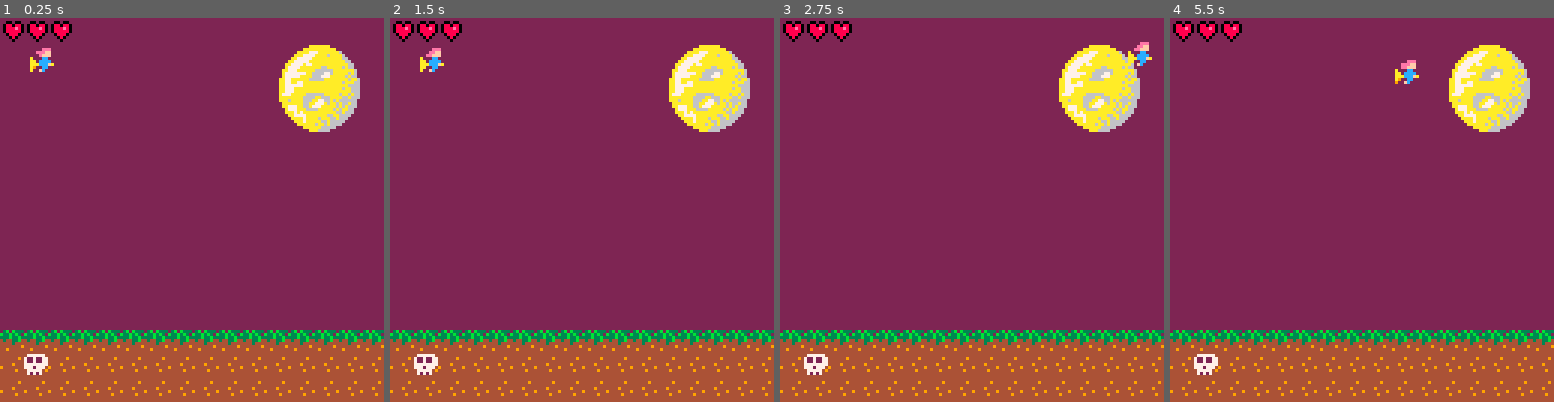
Above: before the commit, frames 1-4 (left to right).
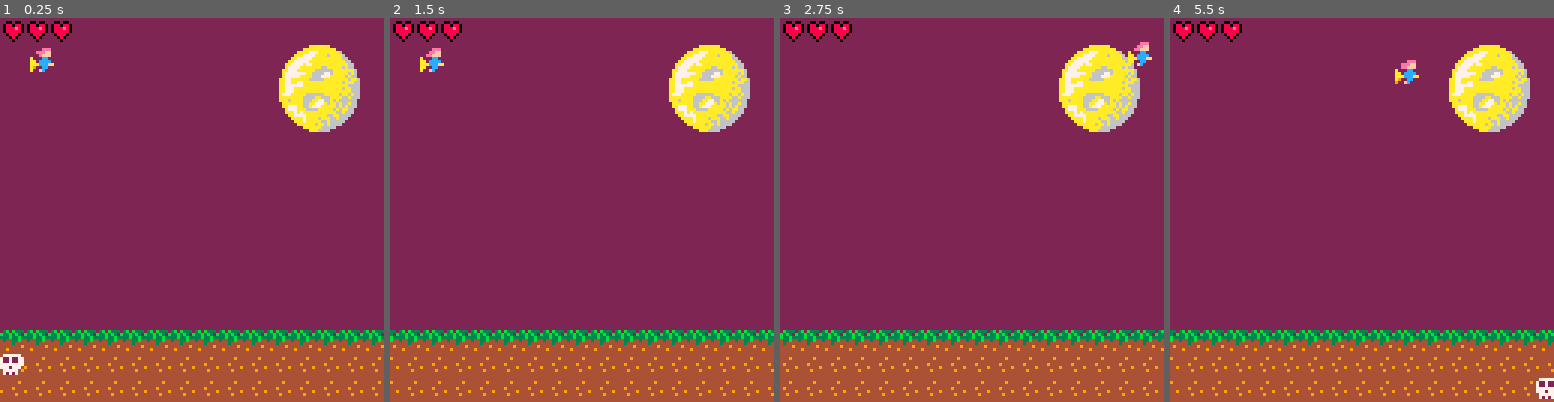
Above: after the commit, the same moments.

Repository: theGEBIRGE/BARBARA
Game: PICO-8 cartridge barbara.p8
Two runs of this game, one before a commit and one after it. Both use one fixed random seed, a clock stepped at 60 frames per second and the inputs below.
Inputs:
- Up to frame 1 (0.25 s): no input
- Up to frame 2 (1.5 s): no input
- Up to frame 3 (2.75 s): hold Right 1.6-2.1 s; hold Up 2.15-2.42 s; hold Right from 2.47 s (still down)
- Up to frame 4 (5.5 s): release Right at 3.03 s; hold Left 3.08-3.58 s; hold Down 3.63-3.97 s; hold Right 4.02-4.68 s; hold Up 4.73-5.03 s; hold Left from 5.08 s (still down)

The runs differ from the first frame. In frame 1, 0.6% of the frame differs, in the area x 0-13%, y 87-93%; in frame 2, 4.4%; in frame 3, 4.1%; in frame 4, 4.6%, in the area x 0-100%, y 81-100%.

Commit message:
Draw map and add collision with the ground

Diff:
--- a/barbara.p8
+++ b/barbara.p8
@@ -8,6 +8,7 @@
   DEBUG_MSG = ""
   SCROLL_SPEED = 1
   -- flag definitions
+  f_floor = 0
   map_x = 0
   init_witch()
 end
@@ -30,38 +31,44 @@
 
 
 function game_update()
+  update_map()
   w:update()
 end
 
 function game_draw()
-  cls(2)
-
   draw_map()
   w:draw()
   draw_hp()
-end
-
+  print(DEBUG_MSG)
+end
+
+-- updating
+function update_map()
+  map_x -= 0.5
+end
 
 -- drawing
 function draw_map()
+  cls(2)
   -- draw the moon
   map(0, 0, 90, 9, 8, 8)
   -- map(0, 0, 0, 9, 16, 16)
-  map(0, 4, map_x, 4*8, 16, 16)
-end
+  map(0, 4, map_x, 4*8)
+end
+
 function draw_hp()
   -- set the right colors to transparent
   palt(0, false)
   palt(15, true)
 
-  -- first draw the full hearts.
+  -- first draw the full hearts
   local i = 0
   while i < w.hp do
     spr(48, i * 8 + 1, 1)
     i += 1
   end
 
-  -- then draw the empty ones.
+  -- then draw the empty ones
   while i < 3 do
     spr(49, i * 8 + 1, 1)
     i += 1
@@ -78,6 +85,8 @@
     -- animate the witch
     animate(self)
 
+    local tmp_x = self.x
+    local tmp_y = self.y
     local accel = 0.3
     local friction = 0.9
 
@@ -95,19 +104,30 @@
 
     self.dx *= friction
     self.dy *= friction
-    self.x += self.dx
-    self.y += self.dy
-
-    if (self.x < 0 or self.x > 120) then
-      self.dx = 0
+    tmp_x += self.dx
+    tmp_y += self.dy
+
+    tile = mget((tmp_x + 1) / 8, (tmp_y + 7) / 8)
+    is_floor = fget(tile, f_floor)
+
+    if (not is_floor) then
+      -- reset the velocity if we hit the edges
+      if (tmp_x < 0 or tmp_x > 120) then
+        self.dx = 0
+      end
+
+      if (tmp_y < 0 or tmp_y > 120) then
+        self.dy = 0
+      end
+      -- don't stray outside the screenspace
+      self.x = mid(0, tmp_x, 120)
+      self.y = mid(8, tmp_y, 120)
+
+    else
+      -- we don't want to get stuck
+      self.y -= 0.2
+      -- TODO: Maybe dust particles?
     end
-
-    if (self.y < 0 or self.y > 120) then
-      self.dy = 0
-    end
-
-    self.x = mid(0, self.x, 120)
-    self.y = mid(8, self.y, 120)
   end
 
   local draw_witch = function(self)
@@ -126,7 +146,7 @@
     step = 6,
     hitbox = {x = 0, y = 0, w = 8, h = 8},
     hp = 3,
-    iframes = 0,
+    iframes = 200,
     update = update_witch,
     draw = draw_witch,
   }
@@ -249,6 +269,9 @@
 47777749444444494444494400000000000000000000000000000000000000000000000000000000000000000000000000000000000000000000000000000000
 47070744449444444444444400000000000000000000000000000000000000000000000000000000000000000000000000000000000000000000000000000000
 44444444444444444444444400000000000000000000000000000000000000000000000000000000000000000000000000000000000000000000000000000000
+__gff__
+0000000000000000000000000000000000000000000000000000000000000000000000000000000000000000000000000000000000000000000000000000000000000000000000000000000000000000000000000000000000000000000000000000000000000000000000000000000000000000000000000000000000000000
+0000000000000000000000000000000000000000000000000000000000000000000000000000000000000000000000000101010000000000000000000000000000000000000000000000000000000000000000000000000000000000000000000000000000000000000000000000000000000000000000000000000000000000
 __map__
 8c8d8e8f00000000000000000000000000000000000000000000000000000000000000000000000000000000000000000000000000000000000000000000000000000000000000000000000000000000000000000000000000000000000000000000000000000000000000000000000000000000000000000000000000000000
 9c9d9e9f00000000000000000000000000000000000000000000000000000000000000000000000000000000000000000000000000000000000000000000000000000000000000000000000000000000000000000000000000000000000000000000000000000000000000000000000000000000000000000000000000000000
@@ -263,6 +286,8 @@
 0000000000000000000000000000000000000000000000000000000000000000000000000000000000000000000000000000000000000000000000000000000000000000000000000000000000000000000000000000000000000000000000000000000000000000000000000000000000000000000000000000000000000000
 0000000000000000000000000000000000000000000000000000000000000000000000000000000000000000000000000000000000000000000000000000000000000000000000000000000000000000000000000000000000000000000000000000000000000000000000000000000000000000000000000000000000000000
 0000000000000000000000000000000000000000000000000000000000000000000000000000000000000000000000000000000000000000000000000000000000000000000000000000000000000000000000000000000000000000000000000000000000000000000000000000000000000000000000000000000000000000
-b1b1b1b1b1b1b1b1b1b1b1b1b1b1b1b100000000000000000000000000000000000000000000000000000000000000000000000000000000000000000000000000000000000000000000000000000000000000000000000000000000000000000000000000000000000000000000000000000000000000000000000000000000
-b2b0b2b2b2b2b2b2b2b2b2b2b2b2b2b200000000000000000000000000000000000000000000000000000000000000000000000000000000000000000000000000000000000000000000000000000000000000000000000000000000000000000000000000000000000000000000000000000000000000000000000000000000
-b2b2b2b2b2b2b2b2b2b2b2b2b2b2b2b200000000000000000000000000000000000000000000000000000000000000000000000000000000000000000000000000000000000000000000000000000000000000000000000000000000000000000000000000000000000000000000000000000000000000000000000000000000
+b1b1b1b1b1b1b1b1b1b1b1b1b1b1b1b1b1b1b1b1b1b1b1b1b1b1b1b1b1b1b1b1b1b1b1b1b1b1b1b1b1b1b1b1b1b1b1b1b1b1b1b1b1b1b1b1b1b1b1b1b1b1b1b1b1b1b1b1b1b1b1b1b1b1b1b1b1b1b1b1b1b1b1b1b1b1b1b1b1b1b1b1b1b1b1b1b1b1b1b1b1b1b1b1b1b1b1b1b1b1b1b1b1b1b1b1b1b1b1b1b1b1b1b1b1b1b1b1
+b2b0b2b2b2b2b2b2b2b2b2b2b2b2b2b2b2b2b2b2b2b2b2b2b2b2b2b2b2b2b2b2b2b2b2b2b2b2b2b2b2b2b2b2b2b2b2b2b2b2b2b2b2b2b2b2b2b2b2b2b2b2b0b2b2b2b2b2b2b2b2b2b2b2b2b2b2b2b2b2b2b2b2b2b2b2b2b2b2b2b2b2b2b2b2b2b2b2b2b2b2b2b2b2b2b2b2b2b2b2b2b2b2b2b0b2b2b2b2b2b2b2b2b2b2b2b2b2
+b2b2b2b2b2b2b2b2b2b2b2b2b2b2b2b2b2b2b2b2b2b2b2b2b2b2b2b2b2b2b2b2b2b2b2b2b0b2b2b2b2b2b2b2b2b2b2b2b2b2b2b2b2b2b2b2b2b2b2b2b2b2b2b2b2b2b2b2b2b2b2b2b2b2b2b2b2b2b0b2b2b2b2b2b2b2b2b2b2b2b2b2b2b2b2b2b2b2b2b2b2b2b2b2b2b2b2b2b2b2b2b2b2b2b2b2b2b2b2b2b2b2b2b2b2b2b2b0
+
+
Not shown, changed: the sound effects (__sfx__) section of barbara.p8
